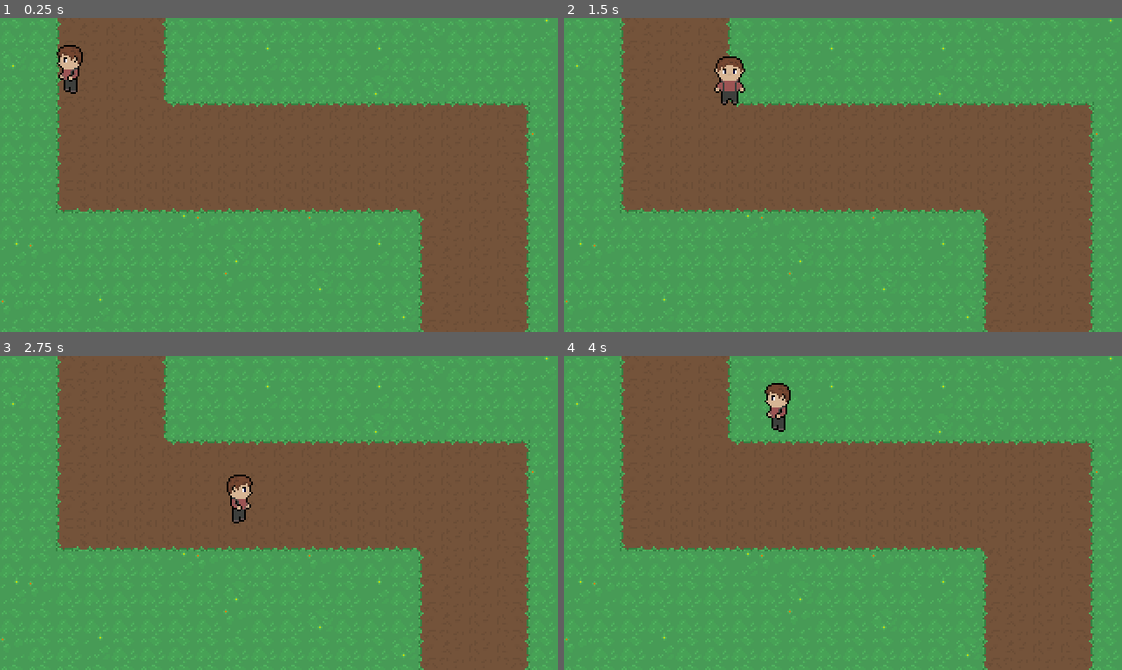
Above: before the commit, frames 1-4 (two rows, left to right).
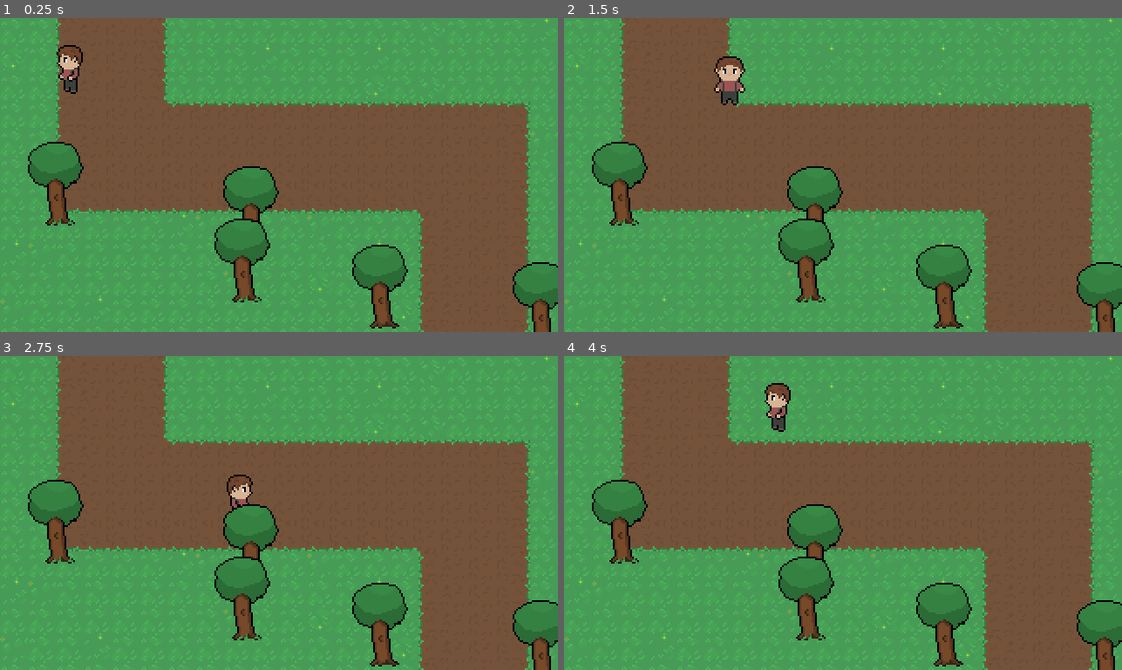
Above: after the commit, the same moments.

Repository: mickveldhuis/city-building-concept
Game: Godot game, scene res://scenes/world.tscn
The game is run twice, just before and just after one commit, with the same random seed, the same clock (stepped at 60 frames per second) and the same inputs.
Inputs (mouse positions are in pixels of both pictures, inside the frame that each line leads up to):
- Up to frame 1 (0.25 s): no input
- Up to frame 2 (1.5 s): tap Enter at 0.5 s; move the mouse to (965, 159) at 0.52 s; hold D (move_right) 0.53-1.28 s; right-click (965, 159) at 0.6 s; click (965, 159) at 0.8 s; move the mouse to (731, 190) at 1.27 s; hold S (move_down) from 1.28 s (still down); click (731, 190) at 1.35 s
- Up to frame 3 (2.75 s): right-click (167, 528) at 1.55 s; move the mouse to (334, 443) at 2.02 s; release S (move_down) at 2.03 s; hold D (move_right) from 2.03 s (still down); right-click (334, 443) at 2.1 s; click (334, 443) at 2.3 s
- Up to frame 4 (4 s): move the mouse to (815, 575) at 2.77 s; release D (move_right) at 2.78 s; hold W (move_up) 2.78-3.53 s; click (815, 575) at 2.85 s; right-click (815, 575) at 3.05 s; move the mouse to (1010, 560) at 3.52 s; hold A (move_left) from 3.53 s (still down); right-click (1010, 560) at 3.6 s; click (1010, 560) at 3.8 s

The runs differ from the first frame. In frame 1, 6.9% of the frame differs, in the area x 5-100%, y 39-100%; in frame 2, 6.9%; in frame 3, 6.9%; in frame 4, 6.9%.

Commit message:
Add a hurtbox to the tree and have the player be able to hit & destroy the tree if the raycast from the player reaches the hurtbox

Diff:
--- a/objects/player/player.gd
+++ b/objects/player/player.gd
@@ -3,6 +3,8 @@
 export(int) var speed = 70
 export(int) var acceleration = 450
 export(int) var friction = 300
+export(int) var interaction_dist = 10
+export(int) var tool_dmg = 2
 
 enum PlayerState {
 	MOVE,
@@ -21,6 +23,19 @@
 
 onready var anim_player: AnimationPlayer = $AnimationPlayer
 onready var anim_tree: AnimationTree = $AnimationTree
+onready var ray_cast : RayCast2D = $RayCast2D
+
+
+func _process (delta):
+	var input_vector = global_position - get_global_mouse_position()
+	input_vector = input_vector.normalized()
+
+	ray_cast.cast_to = input_vector * interaction_dist
+
+	if Input.is_action_just_pressed("action"):
+		interact(false)
+	elif Input.is_action_just_pressed("attack"):
+		interact(true)
 
 
 func _physics_process(delta):
@@ -67,3 +82,11 @@
 
 func move():
 	velocity = move_and_slide(velocity)
+
+
+func interact(is_attack : bool) -> void:
+	if ray_cast.is_colliding():
+		if is_attack and ray_cast.get_collider().has_method("on_hit"):
+			ray_cast.get_collider().on_hit(self, tool_dmg)
+		elif not is_attack and ray_cast.get_collider().has_method("on_interact"):
+			ray_cast.get_collider().on_interact(self)
--- a/objects/player/player.tscn
+++ b/objects/player/player.tscn
@@ -127,3 +127,10 @@
 active = true
 parameters/playback = SubResource( 12 )
 parameters/idle/blend_position = Vector2( 0, 0 )
+
+[node name="RayCast2D" type="RayCast2D" parent="."]
+position = Vector2( 0, -6 )
+rotation = 3.14159
+enabled = true
+cast_to = Vector2( 0, 10 )
+collide_with_areas = true
--- /dev/null
+++ b/objects/scenery/hurtbox.gd
@@ -0,0 +1,8 @@
+extends Area2D
+
+
+signal hurtbox_hit(body, dmg)
+
+
+func on_hit(body : KinematicBody2D, dmg : int) -> void:
+	emit_signal("hurtbox_hit", body, dmg)
--- a/objects/scenery/tree.gd
+++ b/objects/scenery/tree.gd
@@ -4,11 +4,16 @@
 
 onready var anim_player : AnimationPlayer = $AnimationPlayer
 
-func on_hit(dmg : int) -> void:
+func _ready() -> void:
+	anim_player.playback_speed = 10
+
+
+func on_death() -> void:
+	queue_free()
+
+
+func _on_hurtbox_hit(body : KinematicBody2D, dmg : int) -> void:
 	hp -= dmg
 
 	if hp <= 0:
-		anim_player.play("death")
-
-func on_death() -> void:
-	queue_free()
+		anim_player.play("death", 2)
--- a/objects/scenery/tree.tscn
+++ b/objects/scenery/tree.tscn
@@ -1,10 +1,12 @@
-[gd_scene load_steps=5 format=2]
+[gd_scene load_steps=7 format=2]
 
 [ext_resource path="res://assets/trees.png" type="Texture" id=1]
 [ext_resource path="res://objects/scenery/tree.gd" type="Script" id=2]
+[ext_resource path="res://objects/scenery/hurtbox.gd" type="Script" id=3]
 
-[sub_resource type="RectangleShape2D" id=1]
-extents = Vector2( 5, 9 )
+[sub_resource type="CapsuleShape2D" id=4]
+radius = 2.99998
+height = 12.0
 
 [sub_resource type="Animation" id=2]
 resource_name = "death"
@@ -40,10 +42,10 @@
 tracks/2/imported = false
 tracks/2/enabled = true
 tracks/2/keys = {
-"times": PoolRealArray( 0, 1.5 ),
-"transitions": PoolRealArray( 1, 1 ),
+"times": PoolRealArray( 0 ),
+"transitions": PoolRealArray( 1 ),
 "update": 1,
-"values": [ false, true ]
+"values": [ true ]
 }
 tracks/3/type = "method"
 tracks/3/path = NodePath(".")
@@ -60,22 +62,31 @@
 } ]
 }
 
+[sub_resource type="RectangleShape2D" id=3]
+extents = Vector2( 6, 10 )
+
 [node name="Tree" type="StaticBody2D"]
 script = ExtResource( 2 )
 
 [node name="Sprite" type="Sprite" parent="."]
-visible = false
-modulate = Color( 1, 1, 1, 0 )
 position = Vector2( 0, -24 )
 texture = ExtResource( 1 )
 hframes = 2
 frame = 1
 
 [node name="CollisionShape2D" type="CollisionShape2D" parent="."]
-position = Vector2( 2, -5 )
+position = Vector2( 2, -3 )
 rotation = 1.5708
-shape = SubResource( 1 )
-disabled = true
+shape = SubResource( 4 )
 
 [node name="AnimationPlayer" type="AnimationPlayer" parent="."]
 anims/death = SubResource( 2 )
+
+[node name="Hurtbox" type="Area2D" parent="."]
+script = ExtResource( 3 )
+
+[node name="CollisionShape2D" type="CollisionShape2D" parent="Hurtbox"]
+modulate = Color( 1, 0.164706, 0.164706, 1 )
+position = Vector2( 1, -10 )
+shape = SubResource( 3 )
+[connection signal="hurtbox_hit" from="Hurtbox" to="." method="_on_hurtbox_hit"]
--- a/project.godot
+++ b/project.godot
@@ -83,6 +83,12 @@
  ]
 }
 
+[layer_names]
+
+2d_physics/layer_1="player"
+2d_physics/layer_2="world"
+2d_physics/layer_3="interactables"
+
 [rendering]
 
 environment/default_environment="res://default_env.tres"
